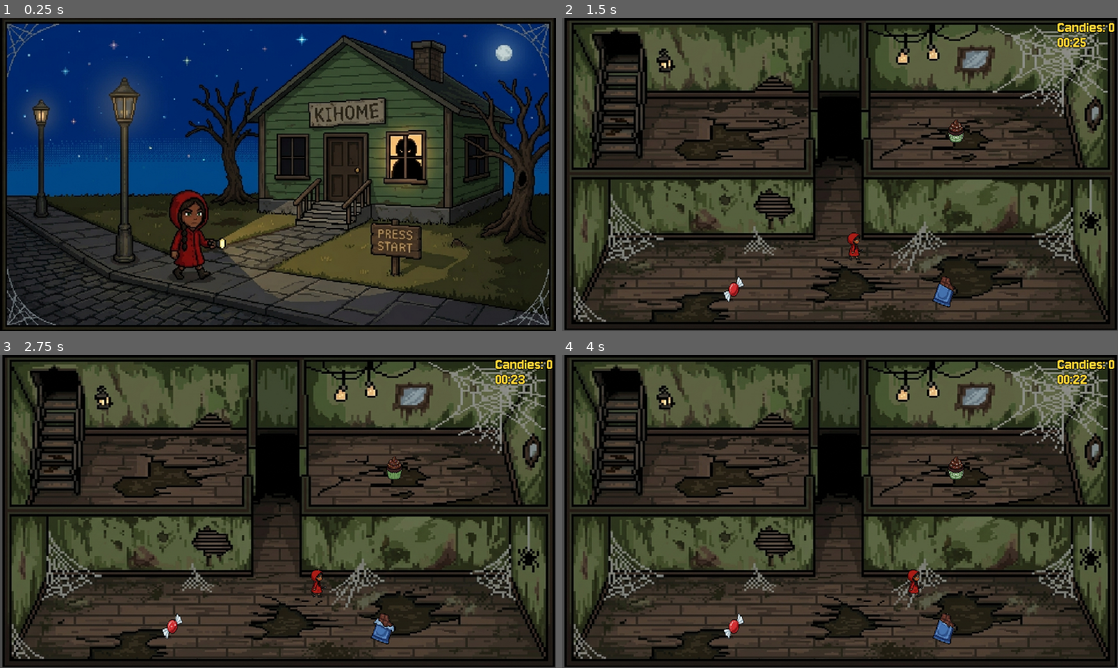
Above: before the commit, frames 1-4 (two rows, left to right).
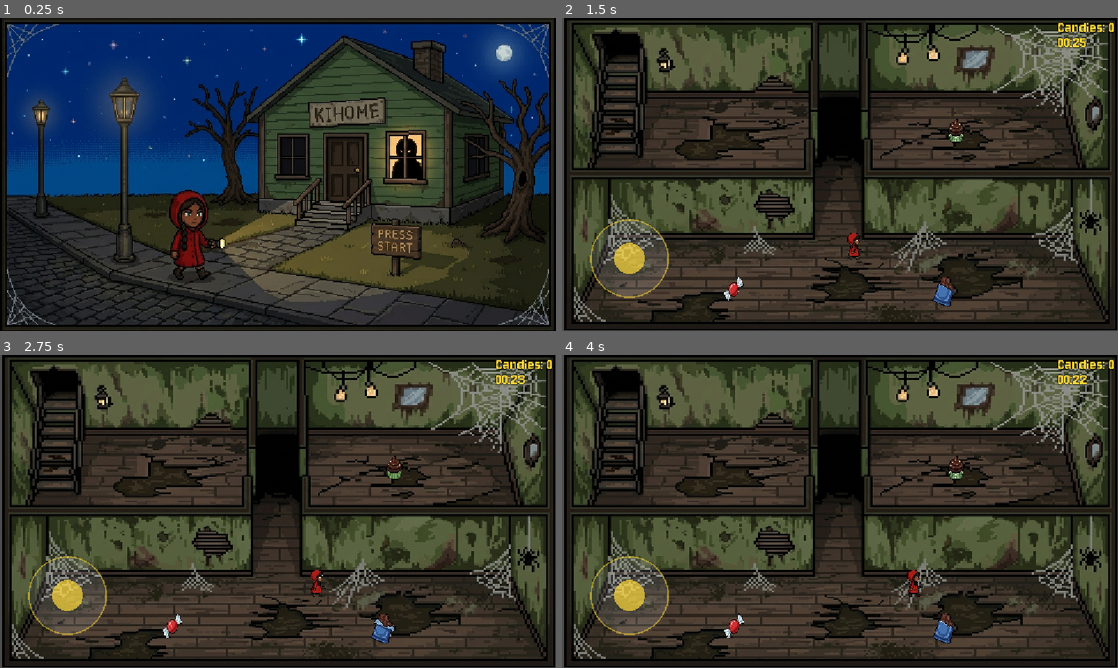
Above: after the commit, the same moments.

Repository: Guga-tab/KiHome
Game: Godot game, scene res://scenes/game_title.tscn
The game is run twice, just before and just after one commit, with the same random seed, the same clock (stepped at 60 frames per second) and the same inputs. Sound files missing from this copy of the repository are replaced by a short silence.
Inputs (mouse positions are in pixels of both pictures, inside the frame that each line leads up to):
- Up to frame 1 (0.25 s): no input
- Up to frame 2 (1.5 s): click (962, 243) at 0.5 s; move the mouse to (962, 158) at 1.27 s; hold D (move_right) from 1.28 s (still down); click (962, 158) at 1.42 s
- Up to frame 3 (2.75 s): release D (move_right) at 2 s; drag from (166, 527) to (383, 627) at 2.02 s
- Up to frame 4 (4 s): move the mouse to (895, 442) at 2.77 s; hold D (move_right) 2.78-3.5 s; click (895, 442) at 2.92 s; drag from (812, 574) to (734, 627) at 3.52 s

The runs differ from the first frame. In frame 1, 4.3% of the frame differs, in the area x 0-100%, y 1-100%; in frame 2, 7.2%; in frame 3, 7.2%, in the area x 0-100%, y 0-100%; in frame 4, 7.2%.

Commit message:
feat: mobile controls

Diff:
--- a/project.godot
+++ b/project.godot
@@ -23,8 +23,8 @@
 [display]
 
 window/size/mode=2
-window/stretch/mode="viewport"
-window/stretch/aspect="expand"
+window/stretch/mode="canvas_items"
+window/handheld/orientation=4
 
 [dotnet]
 
@@ -65,4 +65,4 @@
 
 textures/canvas_textures/default_texture_filter=0
 rendering_device/driver.windows="d3d12"
-renderer/rendering_method="mobile"
+renderer/rendering_method="gl_compatibility"
--- a/scenes/game.tscn
+++ b/scenes/game.tscn
@@ -8,6 +8,7 @@
 [ext_resource type="PackedScene" uid="uid://cb600d4laqujn" path="res://entities/cupcake.tscn" id="5_iywne"]
 [ext_resource type="PackedScene" uid="uid://y0hjy3k6wfrj" path="res://entities/bag_man.tscn" id="5_p57ef"]
 [ext_resource type="FontFile" uid="uid://dotdlmdf284f2" path="res://fonts/Jersey_10/Jersey10-Regular.ttf" id="8_0tnpc"]
+[ext_resource type="Script" uid="uid://cn6v2hp3qvoq8" path="res://scripts/joystick.gd" id="9_0tnpc"]
 
 [sub_resource type="RectangleShape2D" id="RectangleShape2D_iywne"]
 size = Vector2(1549.1868, 16.690125)
@@ -243,4 +244,19 @@
 position = Vector2(0, 66)
 shape = SubResource("RectangleShape2D_hodyn")
 
+[node name="TouchControls" type="CanvasLayer" parent="." unique_id=832968138]
+
+[node name="Joystick" type="Control" parent="TouchControls" unique_id=1333851898]
+layout_mode = 3
+anchors_preset = 2
+anchor_top = 1.0
+anchor_bottom = 1.0
+offset_left = 30.0
+offset_top = -260.0
+offset_right = 250.0
+offset_bottom = -40.0
+grow_vertical = 0
+mouse_filter = 2
+script = ExtResource("9_0tnpc")
+
 [connection signal="timeout" from="GameTimer" to="." method="_on_gamer_timer_timeout"]
--- /dev/null
+++ b/scripts/joystick.gd
@@ -0,0 +1,75 @@
+extends Control
+
+@export var radius: float = 80.0
+@export var dead_zone: float = 0.2
+@export var show_on_desktop: bool = false
+
+var _touch_index := -1
+var _knob_offset := Vector2.ZERO
+
+
+func _ready() -> void:
+	visible = show_on_desktop or DisplayServer.is_touchscreen_available()
+
+
+func _exit_tree() -> void:
+	_release_actions()
+
+
+func _input(event: InputEvent) -> void:
+	if not visible:
+		return
+
+	if event is InputEventScreenTouch:
+		if event.pressed and _touch_index == -1 and get_global_rect().grow(20.0).has_point(event.position):
+			_touch_index = event.index
+			_move_knob(event.position)
+		elif not event.pressed and event.index == _touch_index:
+			_reset()
+	elif event is InputEventScreenDrag and event.index == _touch_index:
+		_move_knob(event.position)
+
+
+func _move_knob(touch_position: Vector2) -> void:
+	var center := global_position + size / 2.0
+	_knob_offset = (touch_position - center).limit_length(radius)
+	_apply(_knob_offset / radius)
+	queue_redraw()
+
+
+func _reset() -> void:
+	_touch_index = -1
+	_knob_offset = Vector2.ZERO
+	_release_actions()
+	queue_redraw()
+
+
+func _apply(direction: Vector2) -> void:
+	if direction.length() < dead_zone:
+		direction = Vector2.ZERO
+	_set_axis("move_left", "move_right", direction.x)
+	_set_axis("move_up", "move_down", direction.y)
+
+
+func _set_axis(negative: String, positive: String, value: float) -> void:
+	if value < 0.0:
+		Input.action_press(negative, -value)
+		Input.action_release(positive)
+	elif value > 0.0:
+		Input.action_press(positive, value)
+		Input.action_release(negative)
+	else:
+		Input.action_release(negative)
+		Input.action_release(positive)
+
+
+func _release_actions() -> void:
+	for action in ["move_left", "move_right", "move_up", "move_down"]:
+		Input.action_release(action)
+
+
+func _draw() -> void:
+	var center := size / 2.0
+	draw_circle(center, radius, Color(1, 1, 1, 0.12))
+	draw_arc(center, radius, 0.0, TAU, 48, Color(1, 0.85, 0.23, 0.5), 3.0)
+	draw_circle(center + _knob_offset, radius * 0.4, Color(1, 0.85, 0.23, 0.7))
Not shown, added: export_presets.cfg
Not shown, added: scripts/joystick.gd.uid
